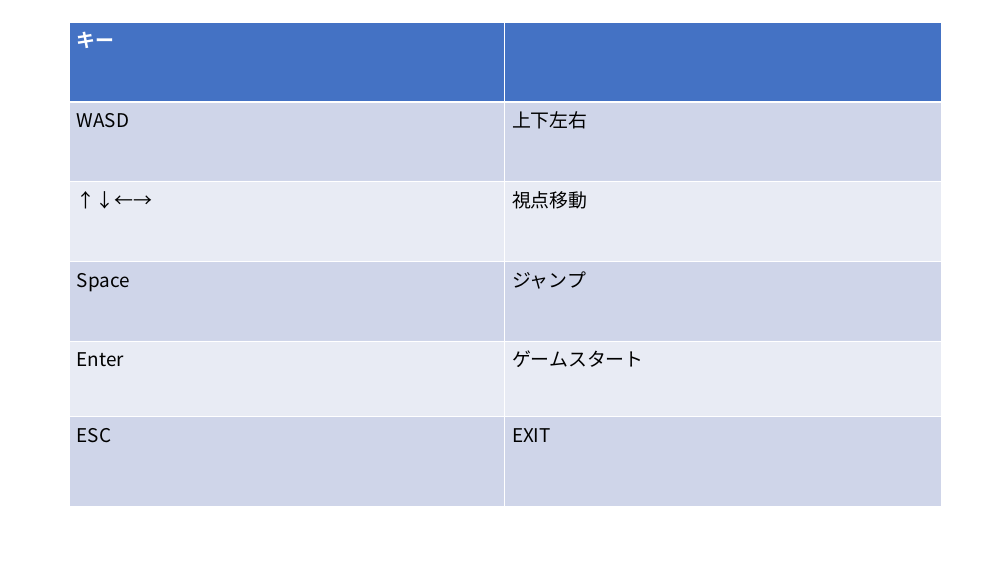
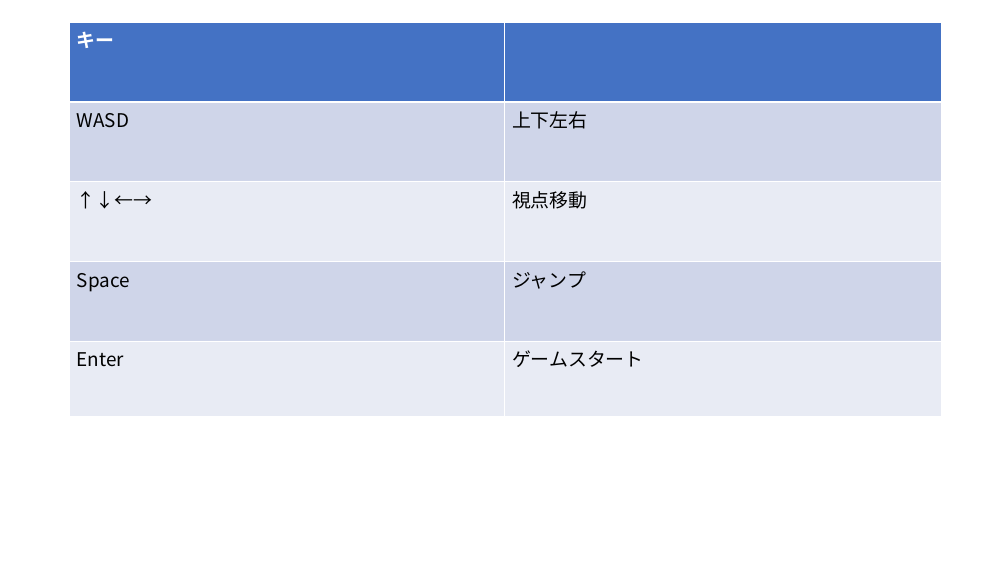
Before and after one commit to 2022Game/01Awamura, a slide deck: slide 5 of 3DLv2_2023_vs2019_Game/Plan/超開王企画書.pptx. Drawn at 1008x567 pixels with LibreOffice and Linux fonts; fonts in the diff are those of the drawing. Boxes give left, top, right and bottom in pixels: in the first picture for what was removed or moved away, otherwise in the second. Text is boxed around its words. In the diff, an @@ line names an element or a change of style, - is before the commit and + after.

```diff
--- a/3DLv2_2023_vs2019_Game/Plan/超開王企画書.pptx
+++ b/3DLv2_2023_vs2019_Game/Plan/超開王企画書.pptx
@@ table at box(70, 22, 942, 417) @@
-row 6: ESC | EXIT
```
Also in this commit, not shown: 1 other slide changed, 2 slides added, 2 slides removed, 58 other files.
